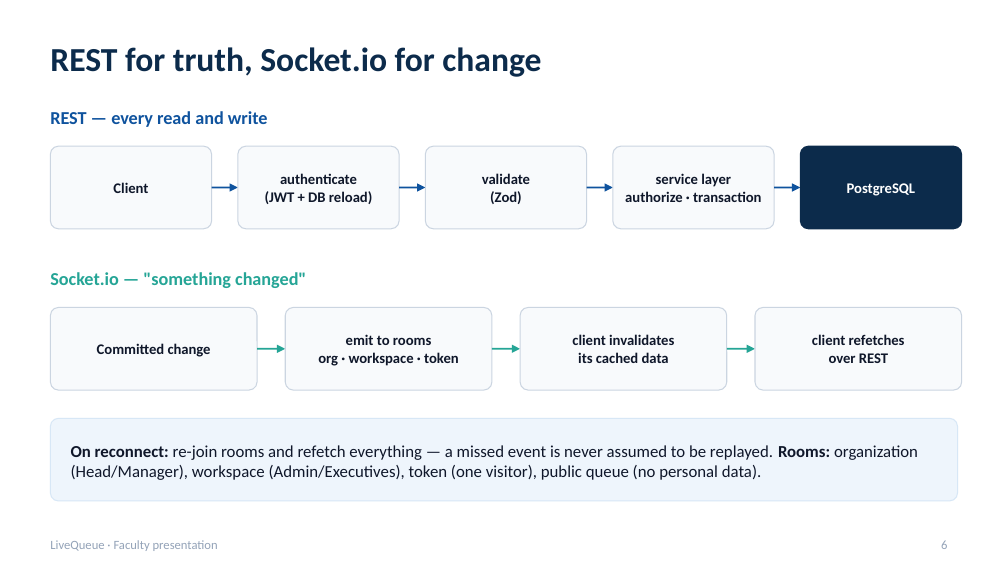
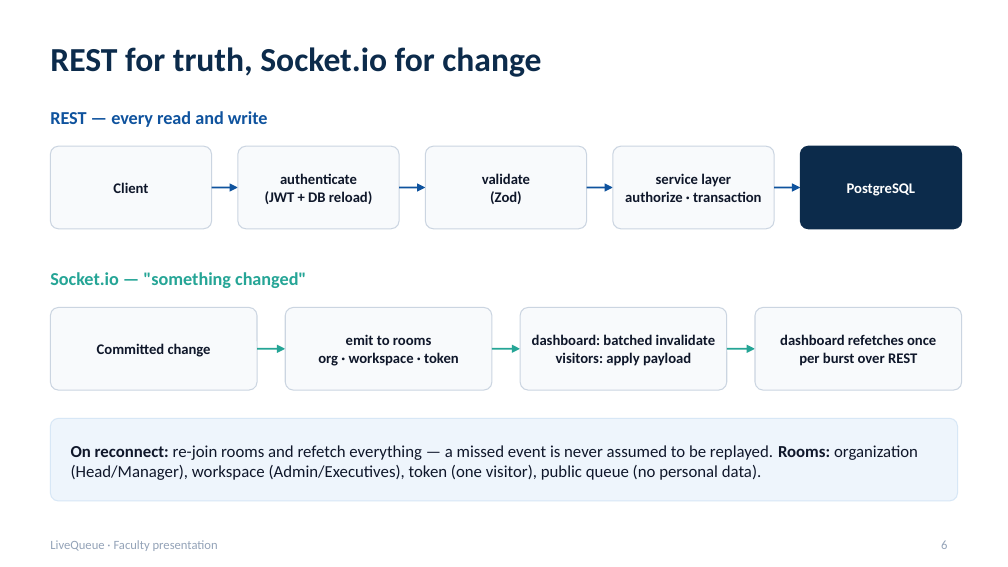
Before and after one commit to TMAn1An/LiveQueueApp, a slide deck: slide 6 of docs/presentation/LiveQueue_Production_Presentation.pptx. Drawn at 1008x567 pixels with LibreOffice and Linux fonts; fonts in the diff are those of the drawing. Boxes give left, top, right and bottom in pixels: in the first picture for what was removed or moved away, otherwise in the second. Text is boxed around its words. In the diff, an @@ line names an element or a change of style, - is before the commit and + after.

```diff
--- a/docs/presentation/LiveQueue_Production_Presentation.pptx
+++ b/docs/presentation/LiveQueue_Production_Presentation.pptx
@@ text at bbox=[532, 334, 715, 366]: text changed @@
-client invalidates
-its cached data
+dashboard: batched invalidate
+visitors: apply payload
@@ text at bbox=[780, 334, 936, 366]: text changed @@
-client refetches
-over REST
+dashboard refetches once
+per burst over REST
```
Also in this commit, not shown: 12 other slides changed, 6 other files.
